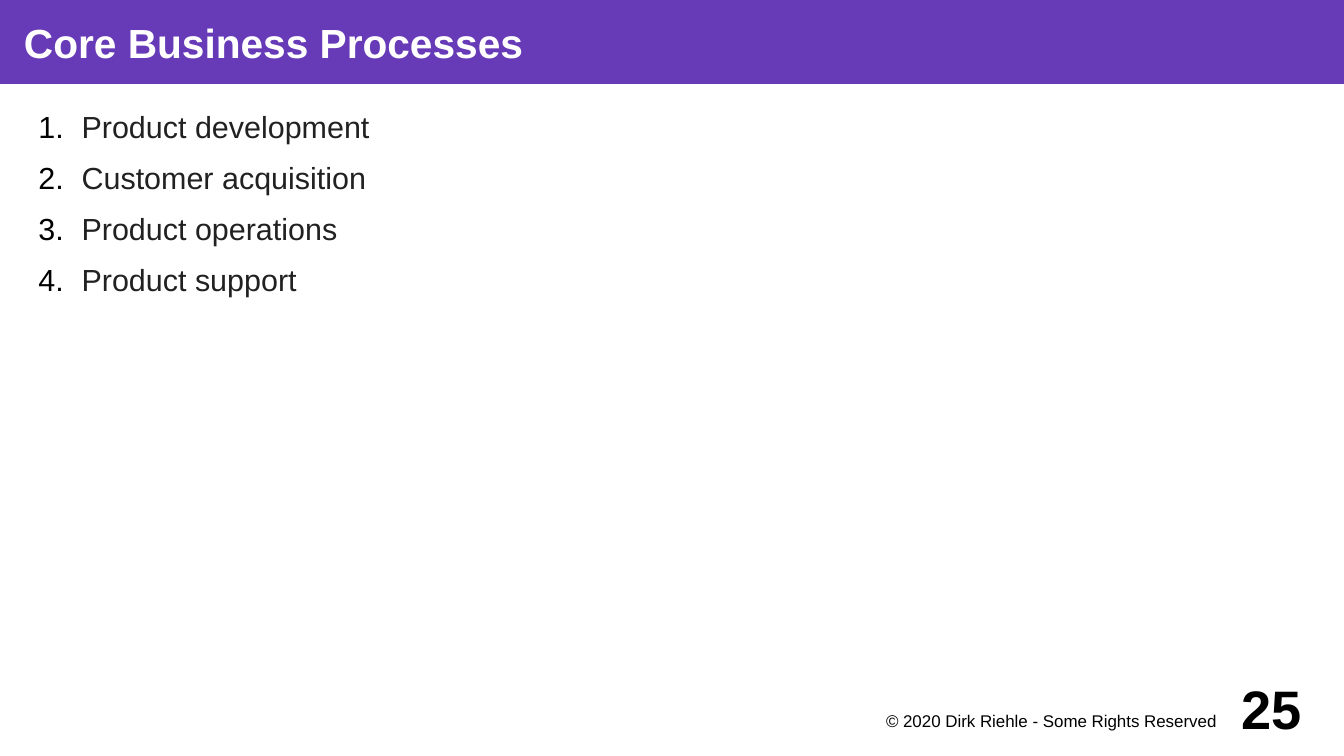
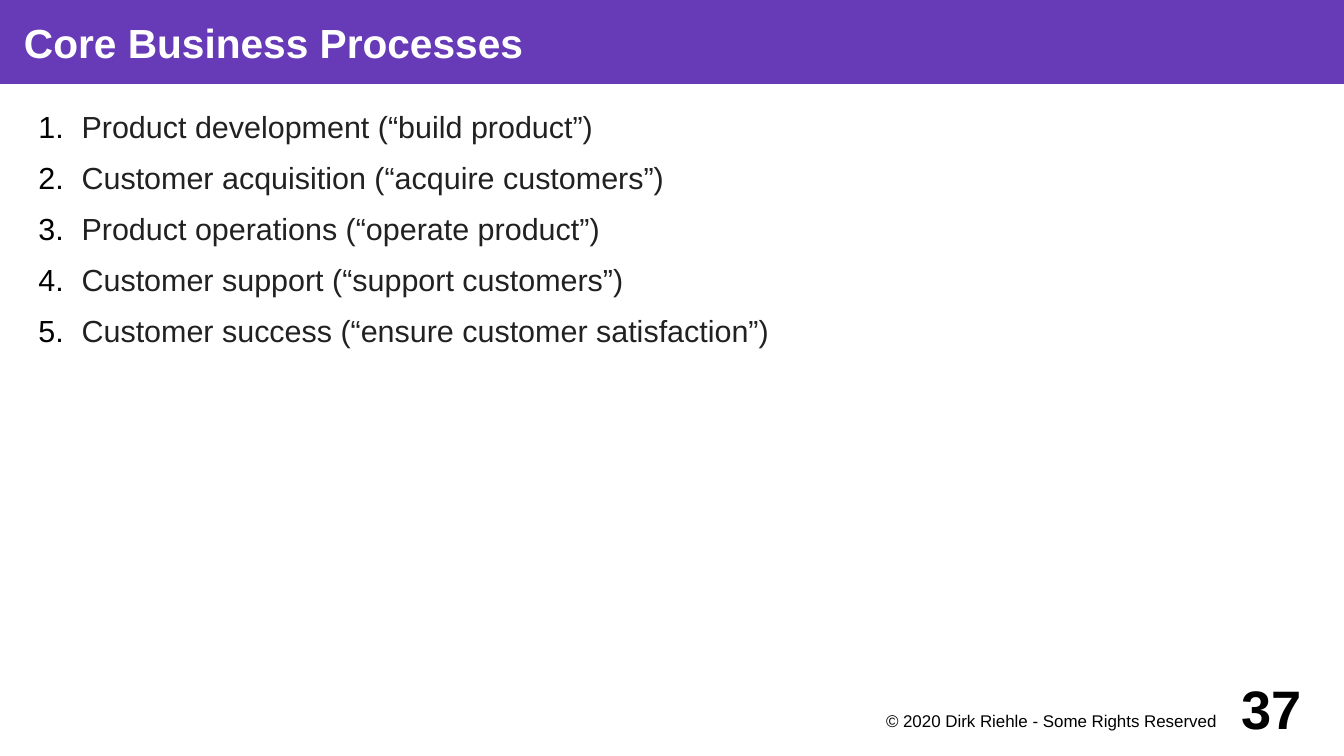
Before and after one commit to dirkriehle/coss-course, a slide deck: slide 37 of Lecture slides/COSS B03 - Software Vendors.odp (slide 25 before the commit). Drawn at 1344x756 pixels with LibreOffice and Linux fonts; fonts in the diff are those of the drawing. Boxes give left, top, right and bottom in pixels: in the first picture for what was removed or moved away, otherwise in the second. Text is boxed around its words. In the diff, an @@ line names an element or a change of style, - is before the commit and + after.

```diff
--- a/Lecture slides/COSS B03 - Software Vendors.odp
+++ b/Lecture slides/COSS B03 - Software Vendors.odp
@@ text at <box>82,116,769,348</box>: text changed @@
-1. Product development
-2. Customer acquisition
-3. Product operations
-4. Product support
+1. Product development (“build product”)
+2. Customer acquisition (“acquire customers”)
+3. Product operations (“operate product”)
+4. Customer support (“support customers”)
+5. Customer success (“ensure customer satisfaction”)
@@ page number at <box>1242,691,1302,730</box>: text changed @@
-25
+37
```
Also in this commit, not shown: 28 other slides changed, 11 slides added, 2 slides removed, 5 other files.
